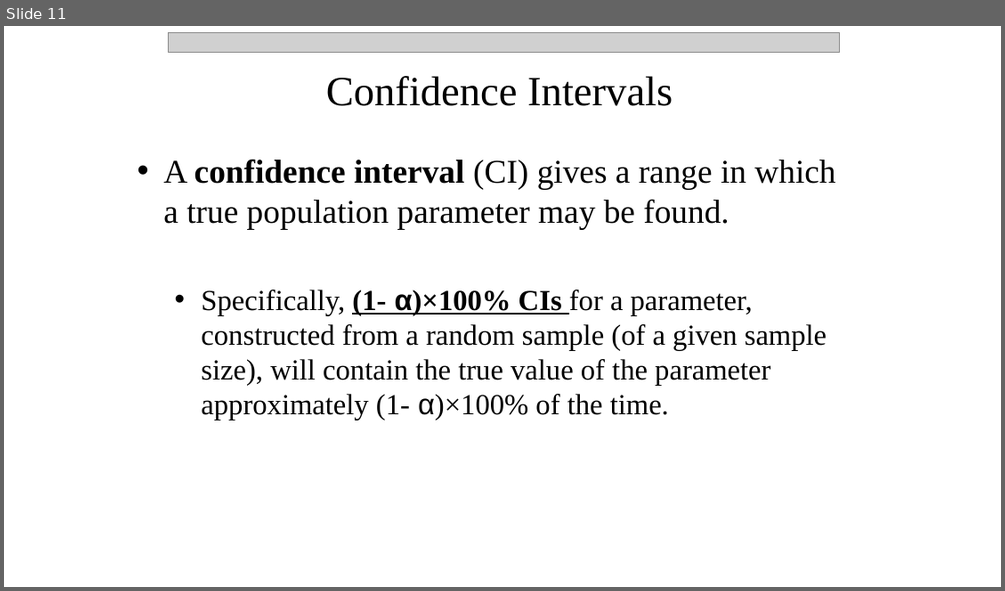
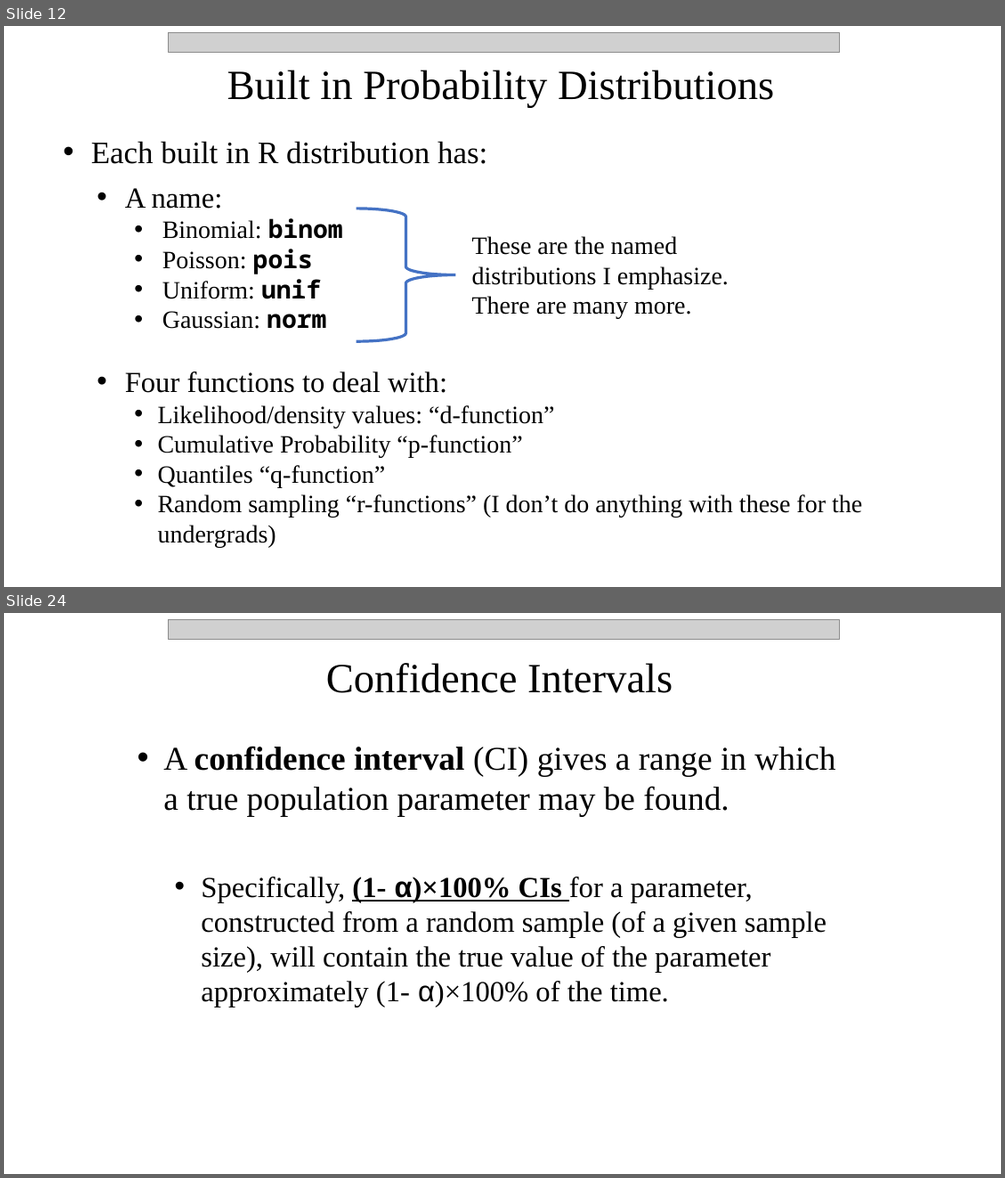
Before and after one commit to npetraco/workshop21, a slide deck: notes/day_2.pptx. Shown one above the other, each under a label of ours: slide 11 before the commit, slides 12 and 24 after it; the slides between them are not shown. The pictures are 1005x591 and 1005x1178 pixels, drawn with LibreOffice and Linux fonts; fonts in the diff are those of the drawing; grey boxes stand for pictures. Boxes give left, top, right and bottom in pixels: in the first picture for what was removed or moved away, otherwise in the second. Text is boxed around its words. In the diff, an @@ line names an element or a change of style, - is before the commit and + after.

```diff
--- a/notes/day_2.pptx
+++ b/notes/day_2.pptx
@@ slide 12 added at (x1=4, y1=26, x2=1001, y2=587), background #FFFFFF @@
@@ picture added at (x1=169, y1=32, x2=840, y2=52) @@
@@ text added at (x1=227, y1=70, x2=774, y2=108), 40 pt, text #000000 @@
+Built in Probability Distributions
@@ text added at (x1=91, y1=141, x2=487, y2=164), 30 pt, text #000000 @@
+    • Each built in R distribution has:
@@ text added at (x1=125, y1=188, x2=862, y2=548), 24 pt, text #000000 @@
+    • A name:
+      • Binomial: binom
+      • Poisson: pois
+      • Uniform: unif
+      • Gaussian: norm
+    • Four functions to deal with:
+      • Likelihood/density values: “d-function”
+      • Cumulative Probability “p-function”
+      • Quantiles “q-function”
+      • Random sampling “r-functions” (I don’t do anything with these for the undergrads)
@@ right brace added at (x1=356, y1=208, x2=455, y2=342), outline #4472C4 2.75 pt @@
@@ text added at (x1=472, y1=236, x2=728, y2=319), 24 pt, text #000000 @@
+These are the named distributions I emphasize. There are many more.
@@ what was slide 11 is now slide 24 @@
```
Also in this commit, not shown: 2 slides changed, 15 other slides added, 1 other file.
